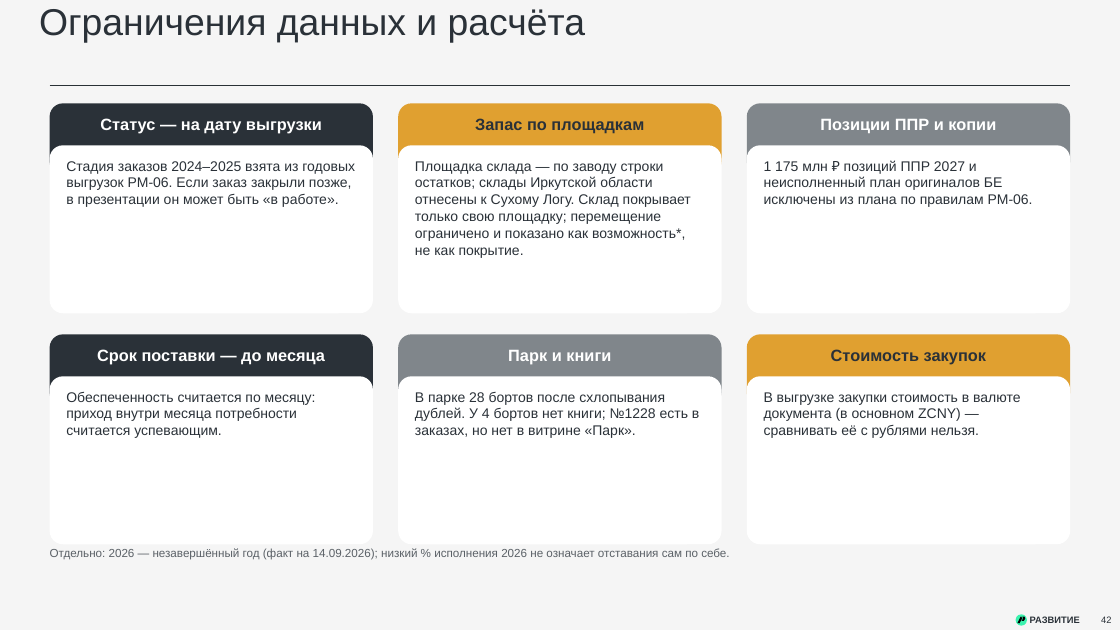
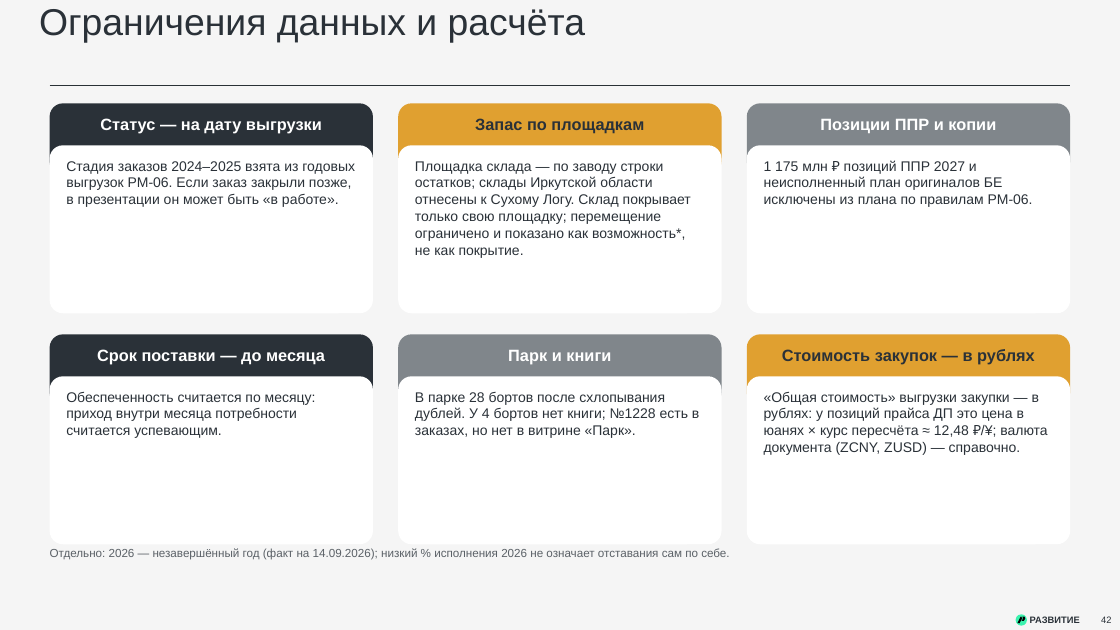
Before and after one commit to victorekuznetsov/TZ, a slide deck: slide 42 of exports/WK_ispolnenie_2024-2026_plan_2027.pptx. Drawn at 1120x630 pixels with LibreOffice and Linux fonts; fonts in the diff are those of the drawing. Boxes give left, top, right and bottom in pixels: in the first picture for what was removed or moved away, otherwise in the second. Text is boxed around its words. In the diff, an @@ line names an element or a change of style, - is before the commit and + after.

```diff
--- a/exports/WK_ispolnenie_2024-2026_plan_2027.pptx
+++ b/exports/WK_ispolnenie_2024-2026_plan_2027.pptx
@@ text at <box>782,349,1035,365</box>: text changed @@
-Стоимость закупок
+Стоимость закупок — в рублях
@@ text at <box>764,392,1047,455</box>: text changed @@
-В выгрузке закупки стоимость в валюте документа (в основном ZCNY) — сравнивать её с рублями нельзя.
+«Общая стоимость» выгрузки закупки — в рублях: у позиций прайса ДП это цена в юанях × курс пересчёта ≈ 12,48 ₽/¥; валюта документа (ZCNY, ZUSD) — справочно.
```
Also in this commit, not shown: 10 other files.
